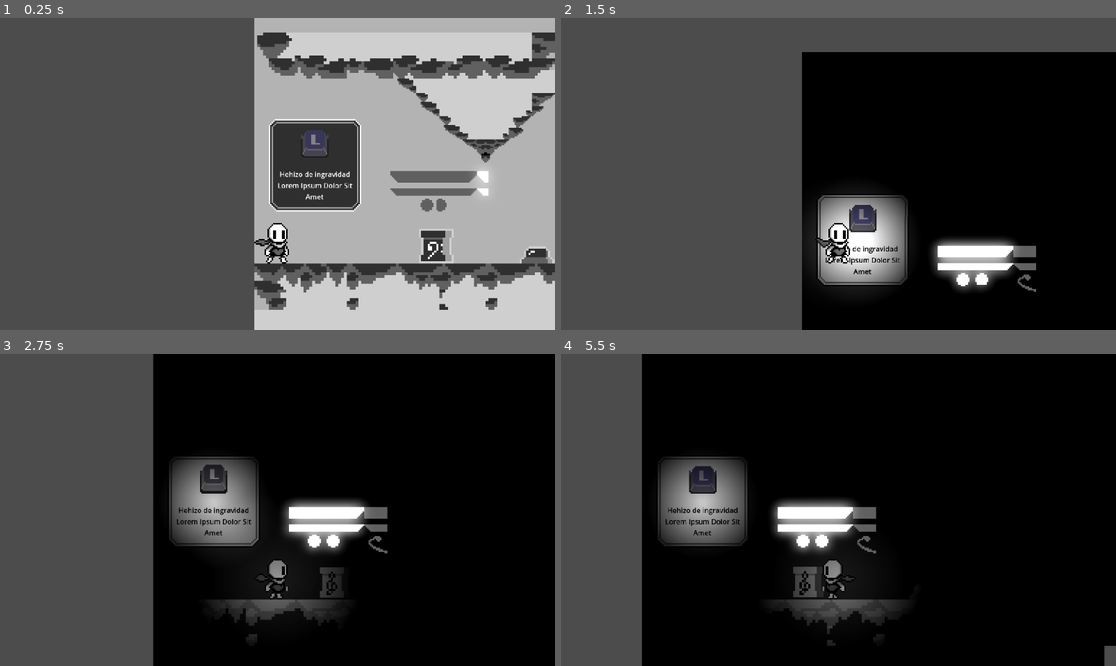
Above: before the commit, frames 1-4 (two rows, left to right).
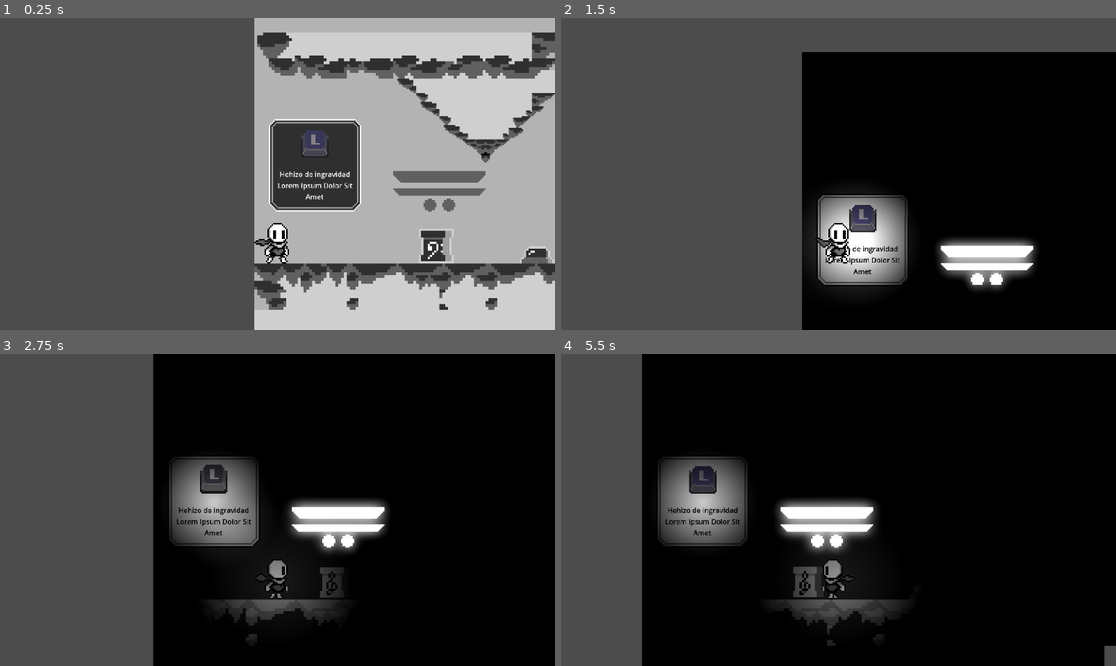
Above: after the commit, the same moments.

Repository: R2d2cruz/4d4hGame
Game: Godot game, scene res://scenes/worlds/mundo.tscn
The game is run twice, just before and just after one commit, with the same random seed, the same clock (stepped at 60 frames per second) and the same inputs.
Inputs:
- Up to frame 1 (0.25 s): no input
- Up to frame 2 (1.5 s): tap Enter (ui_accept) at 0.5, 0.77 s; hold Right (right) 0.53-1.28 s; tap L (gravity_world) at 0.6 s; hold A (left) from 1.28 s (still down); tap K (toggle_world) at 1.35 s
- Up to frame 3 (2.75 s): tap Enter (ui_accept) at 1.52 s; release A (left) at 2.03 s; hold Right (right) from 2.03 s (still down); tap L (gravity_world) at 2.1 s
- Up to frame 4 (5.5 s): tap K (toggle_world) at 2.85, 4.35 s; tap Enter (ui_accept) at 3.02, 3.77, 4.52 s; release Right (right) at 3.53 s; hold A (left) from 3.53 s (still down); tap L (gravity_world) at 3.6, 5.1 s

The runs differ from the first frame. In frame 1, 0.4% of the frame differs, in the area x 70-89%, y 48-63%; in frame 2, 1.3%; in frame 3, 1.4%; in frame 4, 1.4%, in the area x 37-57%, y 46-64%.

Commit message:
Update platformInvertible.tscn

Diff:
--- a/4d4h/scenes/objects/platformInvertible.tscn
+++ b/4d4h/scenes/objects/platformInvertible.tscn
@@ -24,7 +24,7 @@
 modulate = Color(3, 3, 3, 1)
 material = SubResource("ShaderMaterial_37a4u")
 texture = ExtResource("1_vfhqy")
-hframes = 16
+hframes = 18
 
 [node name="WorldEnvironment" type="WorldEnvironment" parent="."]
 environment = SubResource("Environment_jfxj3")
